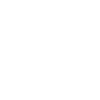
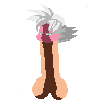
Revision of a layered 100 x 100 image; what changed, layer by layer:
showed "bilau super saiyajin mui" over [21, 4, 88, 100]
